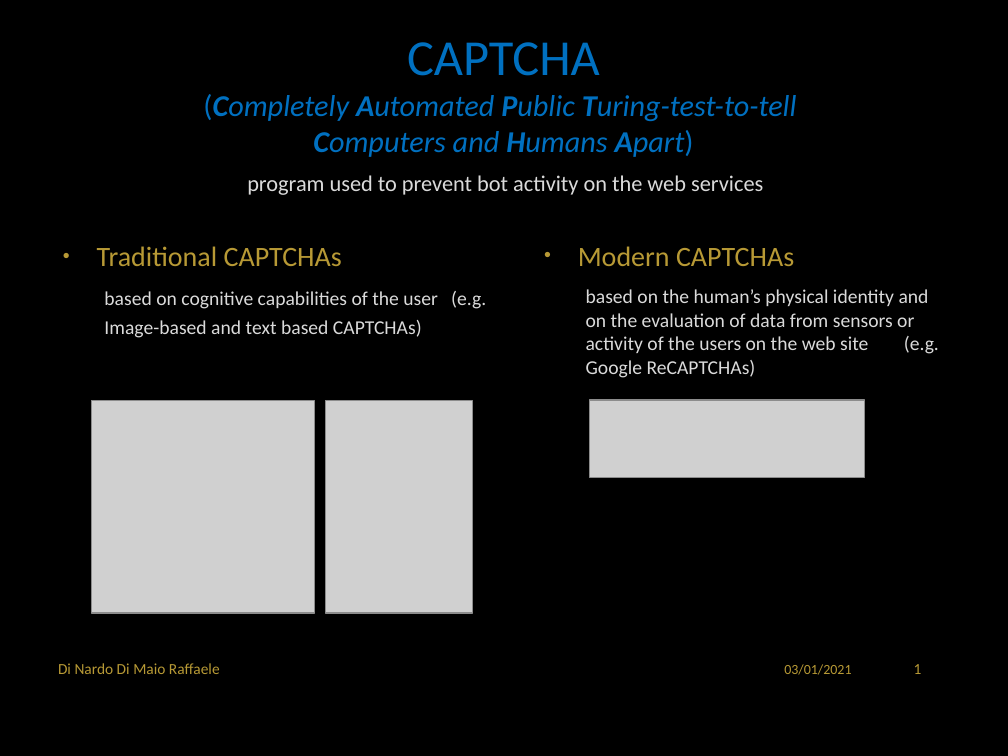
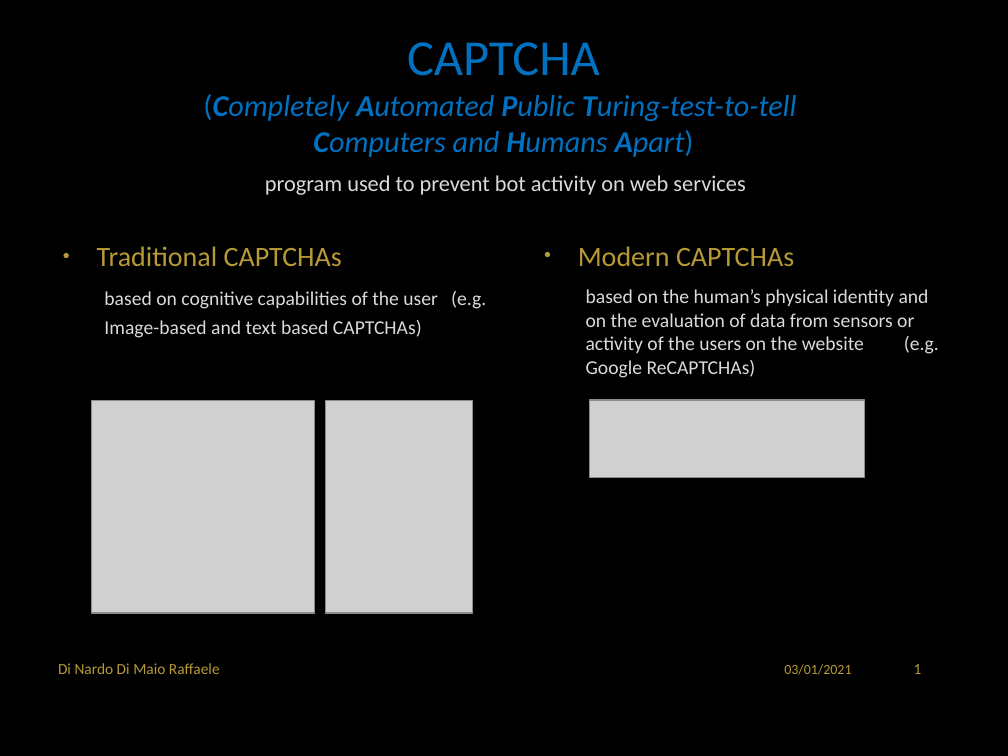
Before and after one commit to RaffaDNDM/AcCAPPCHA, a slide deck: slide 2 of Thesis/AcCAPPCHA.pptx. Drawn at 1008x756 pixels with LibreOffice and Linux fonts; fonts in the diff are those of the drawing; grey boxes stand for pictures; background and template pictures are left out. Boxes give left, top, right and bottom in pixels: in the first picture for what was removed or moved away, otherwise in the second. Text is boxed around its words. In the diff, an @@ line names an element or a change of style, - is before the commit and + after.

```diff
--- a/Thesis/AcCAPPCHA.pptx
+++ b/Thesis/AcCAPPCHA.pptx
@@ text at box(265, 175, 745, 195): text changed @@
-program used to prevent bot activity on the web services
+program used to prevent bot activity on web services
@@ text at box(586, 289, 939, 378): spaces changed @@
-  based on the human’s physical identity and on the evaluation of data from sensors or activity of the users on the web site (e.g. Google ReCAPTCHAs)
+  based on the human’s physical identity and on the evaluation of data from sensors or activity of the users on the website (e.g. Google ReCAPTCHAs)
```
Also in this commit, not shown: 3 other slides changed, 1 other file.
